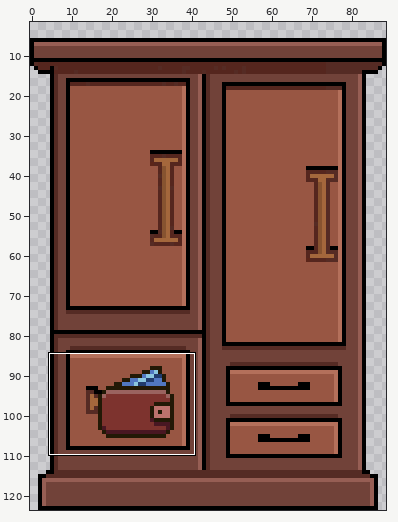
File history of a sprite sheet, Assets/Art/Animações/Animações-Monstros/Objetos/armario/SAIDA/Animação-armário10.png. The picture above shows the old version from afar; the outline marks the close-up.
Close-up. First the earlier version:
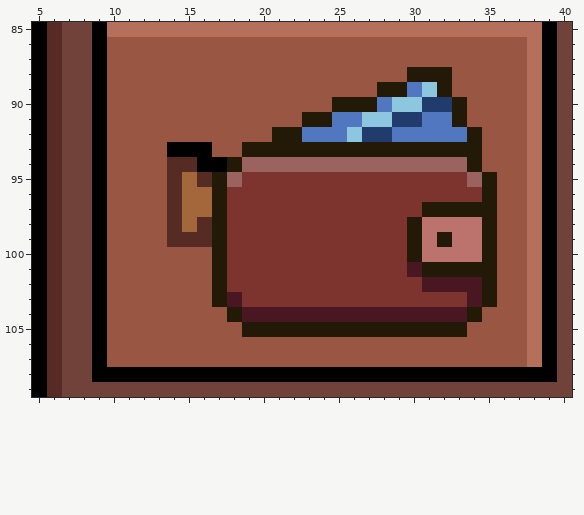
The file is 89x124 pixels. Colours within 5 levels of each other are drawn and written as one. Shown: x 5..40, y 85..109. The wide view leaves out empty margins.
And afterwards:
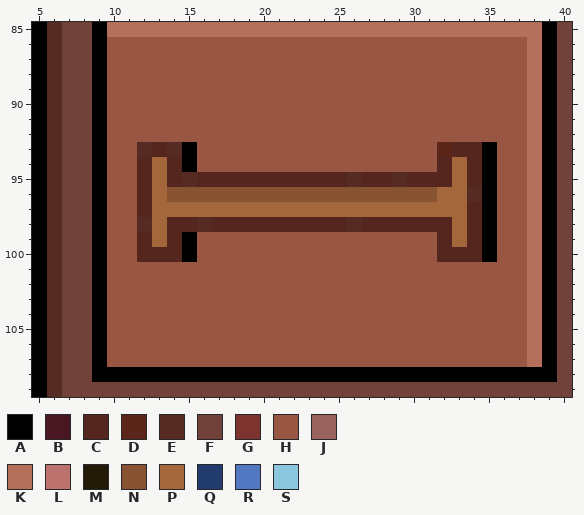
Palette (. is transparent): A #000000  B #481722  C #55261e  D #5b2519  E #552b24  F #714239  G #7d332e  H #985643  J #9a635f  K #b4705b  L #bc726d  M #221906  N #875330  P #a4673c  Q #213b6d  R #5177c1  S #8cc7df
What changed:
Colour E becomes colour A in row 94 at x 15; in row 99 at x 15.
Colour H becomes colour A in rows 93 to 94 at x 35; in row 100 at x 15.
Colour M becomes colour A in rows 95 to 100 at x 35.
Colour E becomes colour C in row 94 at x 14; in row 95 at x 14 and 16; in rows 98 to 99 at x 14.
Colour G becomes colour C in row 95 at x 19 to 25, 27 to 28 and 30 to 32; in row 98 at x 18 to 25 and 27 to 29.
Colour H becomes colour C in row 93 at x 13; in rows 94 to 97 at x 12; in row 99 at x 12; in row 100 at x 12 to 14.
Colour J becomes colour C in row 94 at x 32; in row 95 at x 18 and 34.
Colour L becomes colour C in row 98 at x 31 to 32 and 34; in row 99 at x 34; in row 100 at x 32 to 34.
Colour M becomes colour C in row 93 at x 33 to 34; in row 94 at x 34; in row 95 at x 17; in row 97 at x 34; in row 98 at x 17 and 30; in row 99 at x 32.
Colour P becomes colour C in row 98 at x 15.
Colour M becomes colour D in row 93 at x 32.
Colour A becomes colour E in row 93 at x 14.
Colour G becomes colour E in row 95 at x 26 and 29; in row 96 at x 34; in row 98 at x 26.
Colour H becomes colour E in row 93 at x 12; in row 98 at x 12.
Colour P becomes colour E in row 95 at x 15.
Colour A becomes colour H in row 93 at x 16; in row 94 at x 16 to 17.
Colour B becomes colour H in row 101 at x 30; in row 102 at x 31 to 34; in row 103 at x 18 and 34; in row 104 at x 19 to 33.
Colour E becomes colour H in row 99 at x 16.
Colour G becomes colour H in rows 99 to 101 at x 18 to 29; in row 102 at x 18 to 30; in row 103 at x 19 to 33.
Colour J becomes colour H in row 94 at x 19 to 31.
Colour L becomes colour H in rows 99 to 100 at x 31.
Colour M becomes colour H in row 88 at x 30 to 32; in row 89 at x 28 to 29 and 32; in row 90 at x 25 to 27 and 33; in row 91 at x 23 to 24 and 33; in row 92 at x 21 to 22 and 34; in row 93 at x 19 to 31.
Colour M becomes colour H in row 94 at x 18; in rows 99 to 100 at x 17 and 30; in row 101 at x 17 and 31 to 35; in rows 102 to 103 at x 17 and 35; in row 104 at x 18 and 34; in row 105 at x 19 to 33.
Colour Q becomes colour H in row 90 at x 31 to 32; in row 91 at x 29 to 30; in row 92 at x 27 to 28.
Colour R becomes colour H in row 89 at x 30; in row 90 at x 28; in row 91 at x 25 to 26 and 31 to 32; in row 92 at x 23 to 25 and 29 to 33.
Colour S becomes colour H in row 89 at x 31; in row 90 at x 29 to 30; in row 91 at x 27 to 28; in row 92 at x 26.
Colour E becomes colour N in row 96 at x 14.
Colour G becomes colour N in row 96 at x 18 to 31.
Colour M becomes colour N in row 96 at x 17.
Colour P becomes colour N in row 96 at x 15 to 16.
Colour E becomes colour P in row 97 at x 14.
Colour G becomes colour P in row 95 at x 33; in row 96 at x 32 to 33; in row 97 at x 18 to 30.
Colour H becomes colour P in rows 94 to 99 at x 13.
Colour J becomes colour P in row 94 at x 33.
Colour L becomes colour P in rows 98 to 99 at x 33.
Colour M becomes colour P in row 97 at x 17 and 31 to 33.
Changed places in both close-ups, as pixel boxes (x1, y1, x2, y2):
changed: (137, 67, 497, 337)
